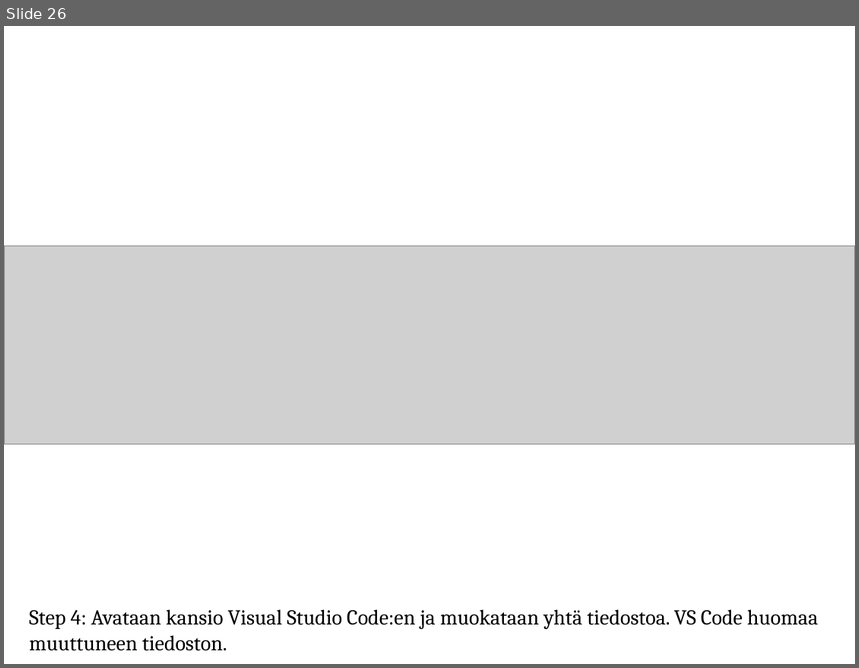
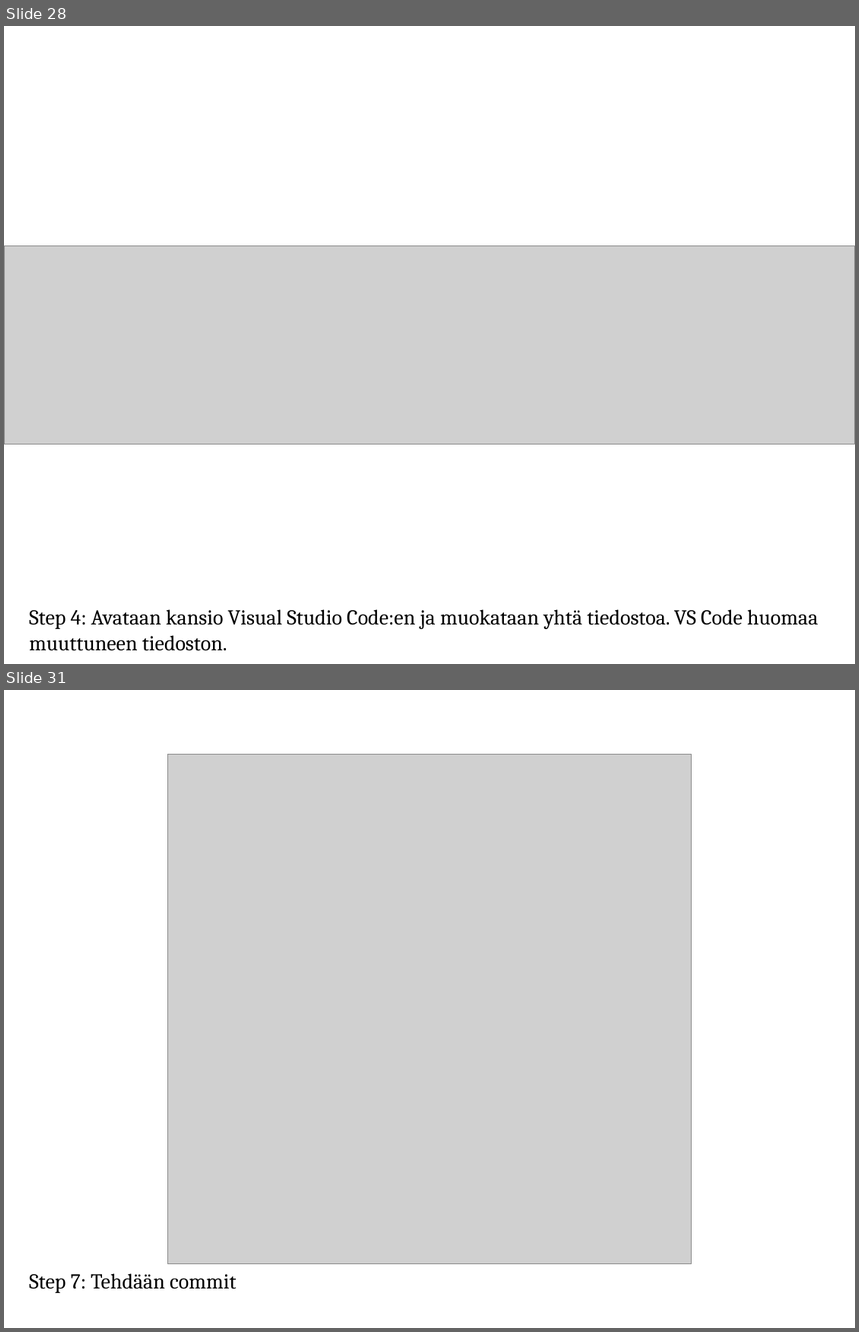
Before and after one commit to SavoniaUAS/versioncontrol, a slide deck: versionhallinta.pptx. Shown one above the other, each under a label of ours: slide 26 before the commit, slides 28 and 31 after it; the slides between them are not shown. The pictures are 859x668 and 859x1332 pixels, drawn with LibreOffice and Linux fonts; fonts in the diff are those of the drawing; grey boxes stand for pictures; background and template pictures are left out. Boxes give left, top, right and bottom in pixels: in the first picture for what was removed or moved away, otherwise in the second. Text is boxed around its words. In the diff, an @@ line names an element or a change of style, - is before the commit and + after.

```diff
--- a/versionhallinta.pptx
+++ b/versionhallinta.pptx
@@ slide 31 added at bbox=[4, 690, 855, 1328], background picture (left out) @@
@@ picture added at bbox=[167, 755, 692, 1264] @@
@@ text added at bbox=[29, 1274, 237, 1293], 18 pt, text #000000 @@
+Step 7: Tehdään commit
@@ what was slide 26 is now slide 28 @@
```
Also in this commit, not shown: 2 slides changed, 6 other slides added.
